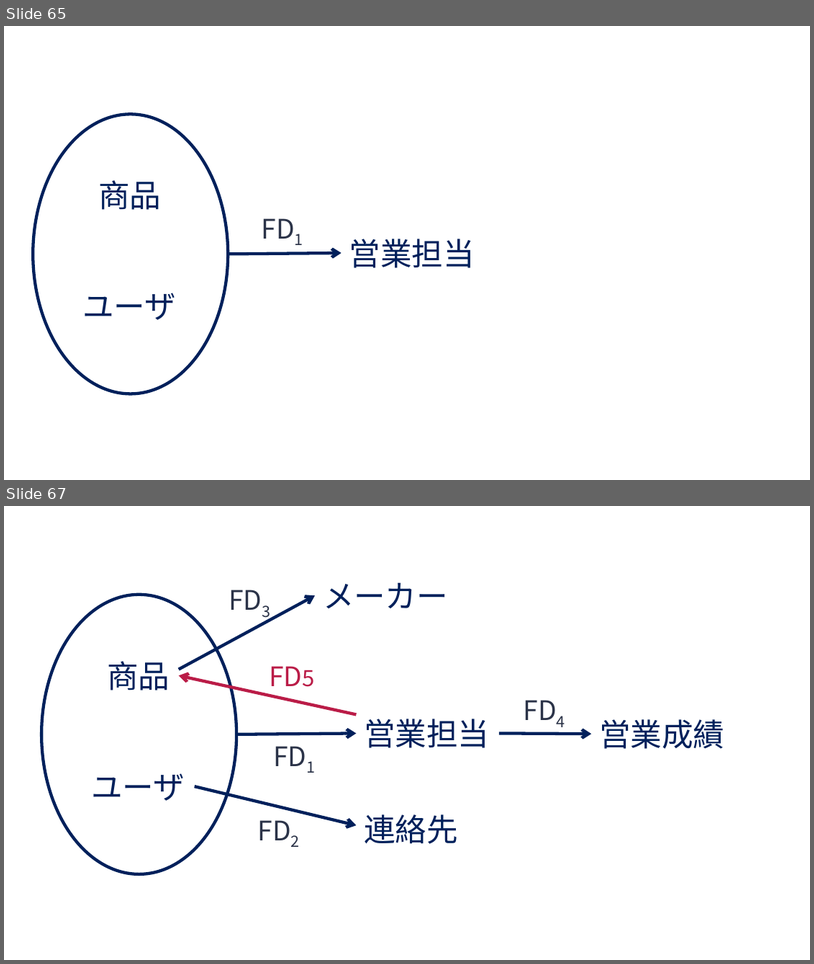
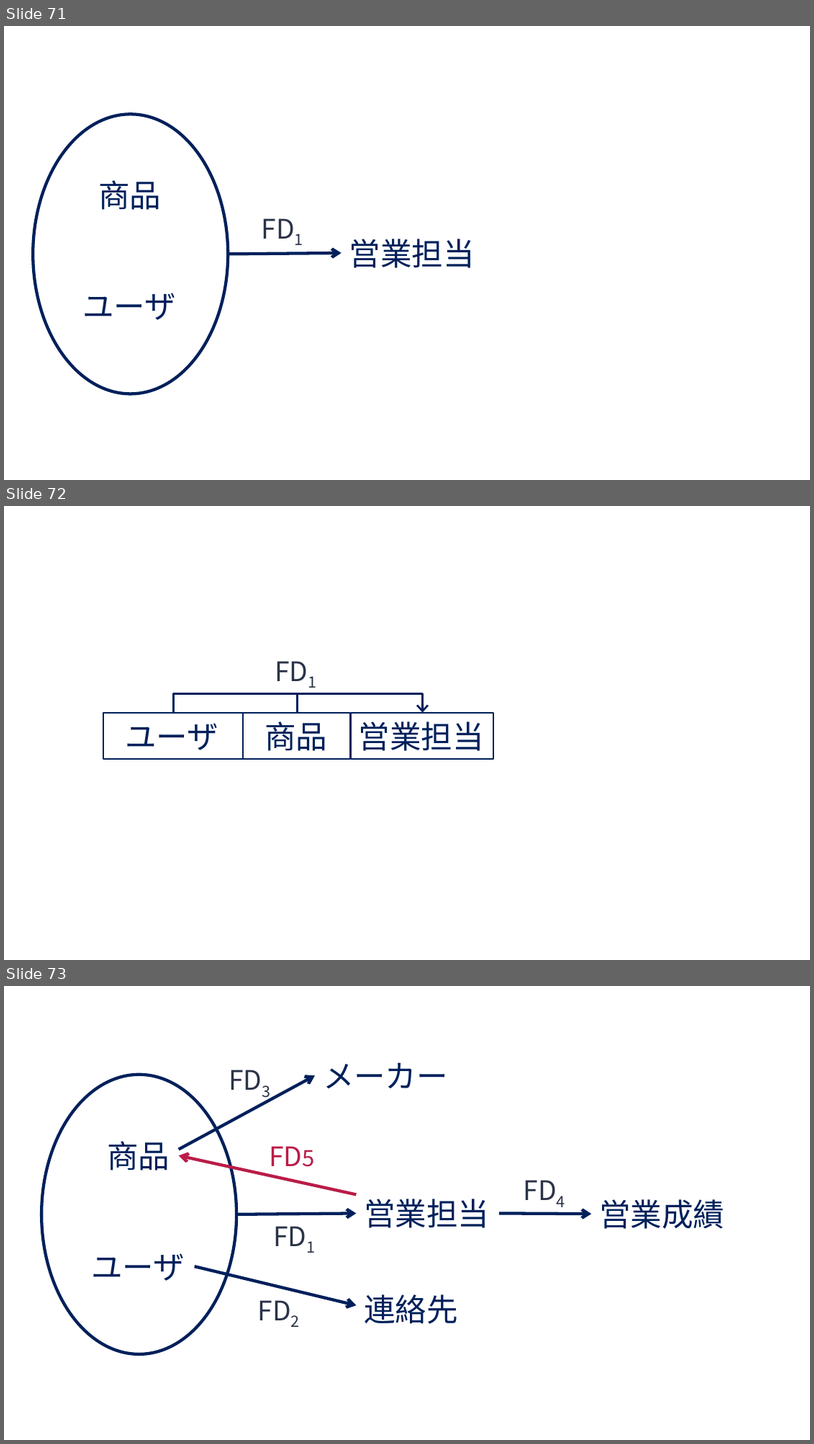
Before and after one commit to trycycle/database-textbook-draft, a slide deck: figure/__material/ppt/図表集-2026.pptx. Shown one above the other, each under a label of ours: slides 65 and 67 before the commit, slides 71, 72 and 73 after it; the slides between them are not shown. The pictures are 814x964 and 814x1444 pixels, drawn with LibreOffice and Linux fonts; fonts in the diff are those of the drawing. Boxes give left, top, right and bottom in pixels: in the first picture for what was removed or moved away, otherwise in the second. Text is boxed around its words. In the diff, an @@ line names an element or a change of style, - is before the commit and + after.

```diff
--- a/figure/__material/ppt/図表集-2026.pptx
+++ b/figure/__material/ppt/図表集-2026.pptx
@@ slide 72 added at (x1=4, y1=506, x2=810, y2=960), background #FFFFFF @@
@@ text added at (x1=267, y1=650, x2=327, y2=690), 24 pt, text #2B3348 @@
+FD1
@@ elbow line added from (173, 713) to (298, 713), #00205B 2 pt @@
@@ elbow arrow added from (173, 713) to (422, 713), #00205B 2 pt @@
@@ rectangle added at (x1=103, y1=713, x2=243, y2=759), outline #00205B 1.25 pt, 28 pt, text #00205B @@
+ユーザ
@@ rectangle added at (x1=243, y1=713, x2=351, y2=759), outline #00205B 1.25 pt, 28 pt, text #00205B @@
+商品
@@ rectangle added at (x1=351, y1=713, x2=494, y2=759), outline #00205B 1.25 pt, 28 pt, text #00205B @@
+営業担当
@@ what was slide 65 is now slide 71 @@
@@ what was slide 67 is now slide 73 @@
```
Also in this commit, not shown: 3 slides changed, 6 other slides added, 29 other files.
